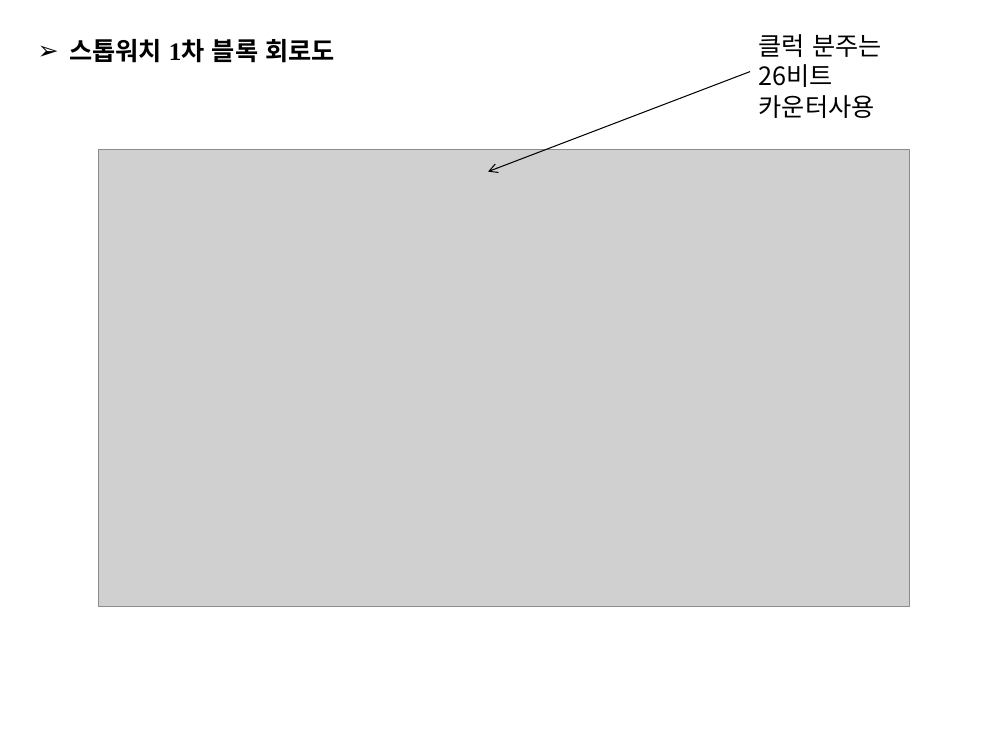
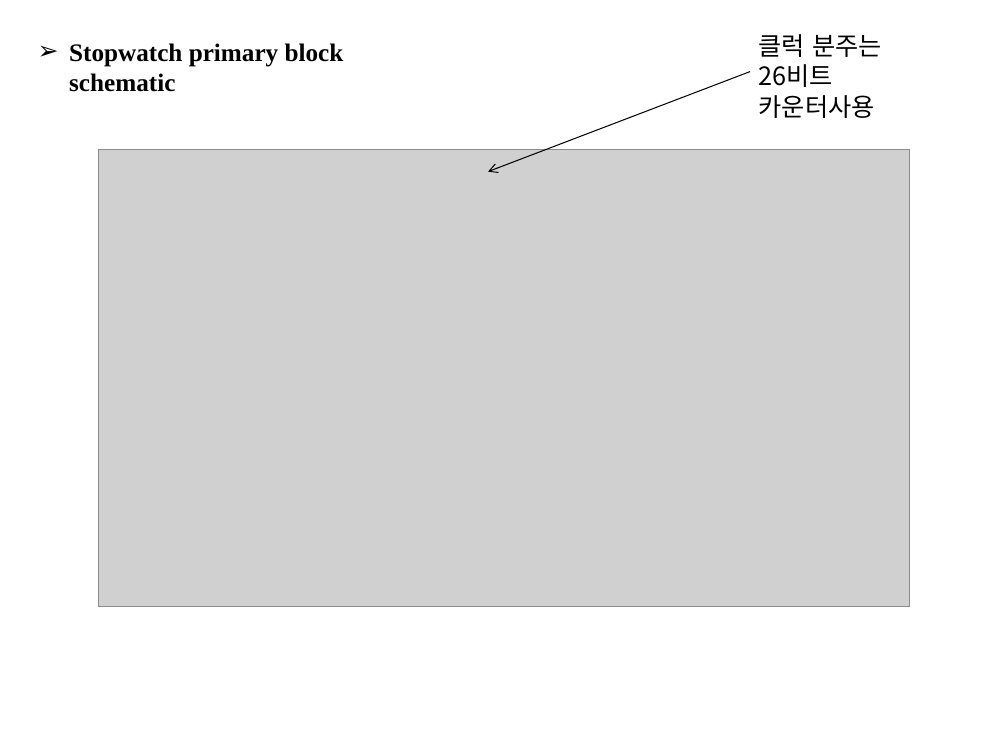
Before and after one commit to JAICHANGPARK/DE2_DOCKER_FPGA, a slide deck: slide 15 of presentation/20181017/FPGA LPM Component.pptx (slide 14 before the commit). Drawn at 1008x756 pixels with LibreOffice and Linux fonts; fonts in the diff are those of the drawing; grey boxes stand for pictures. Boxes give left, top, right and bottom in pixels: in the first picture for what was removed or moved away, otherwise in the second. Text is boxed around its words. In the diff, an @@ line names an element or a change of style, - is before the commit and + after.

Commit message:
ppt change

```diff
--- a/presentation/20181017/FPGA LPM Component.pptx
+++ b/presentation/20181017/FPGA LPM Component.pptx
@@ text at (69,43,344,92): text changed @@
-➢ 스톱워치 1차 블록 회로도
+➢ Stopwatch primary block schematic
```
Also in this commit, not shown: 4 other slides changed, 10 slides added, 6 slides removed.
